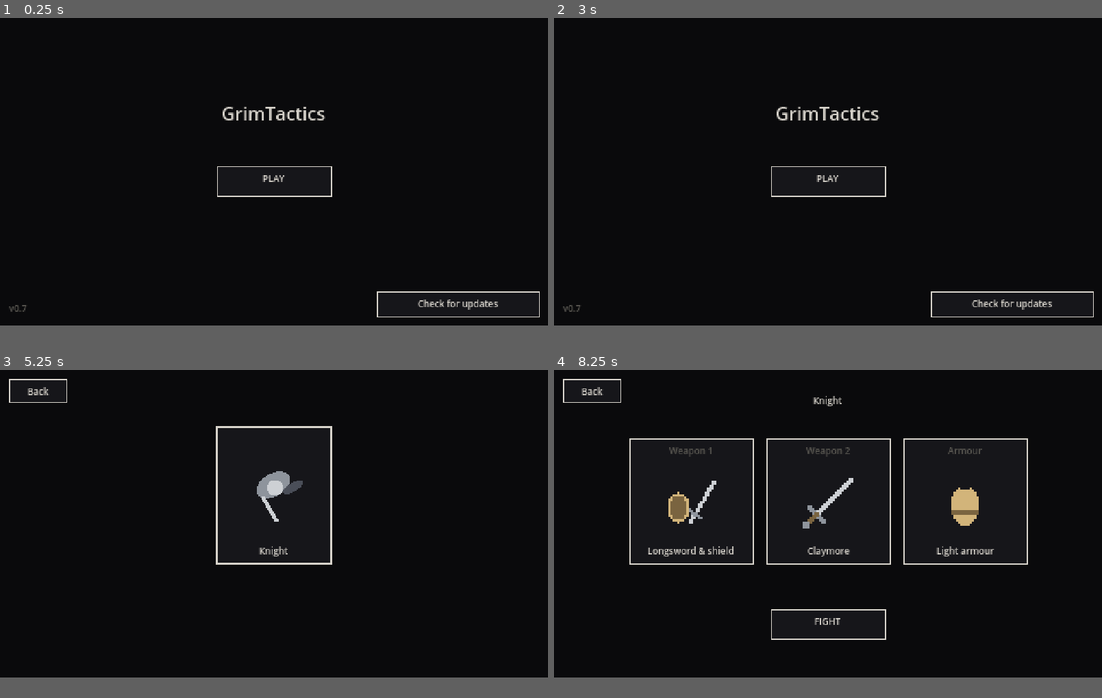
Above: before the commit, frames 1-4 (two rows, left to right).
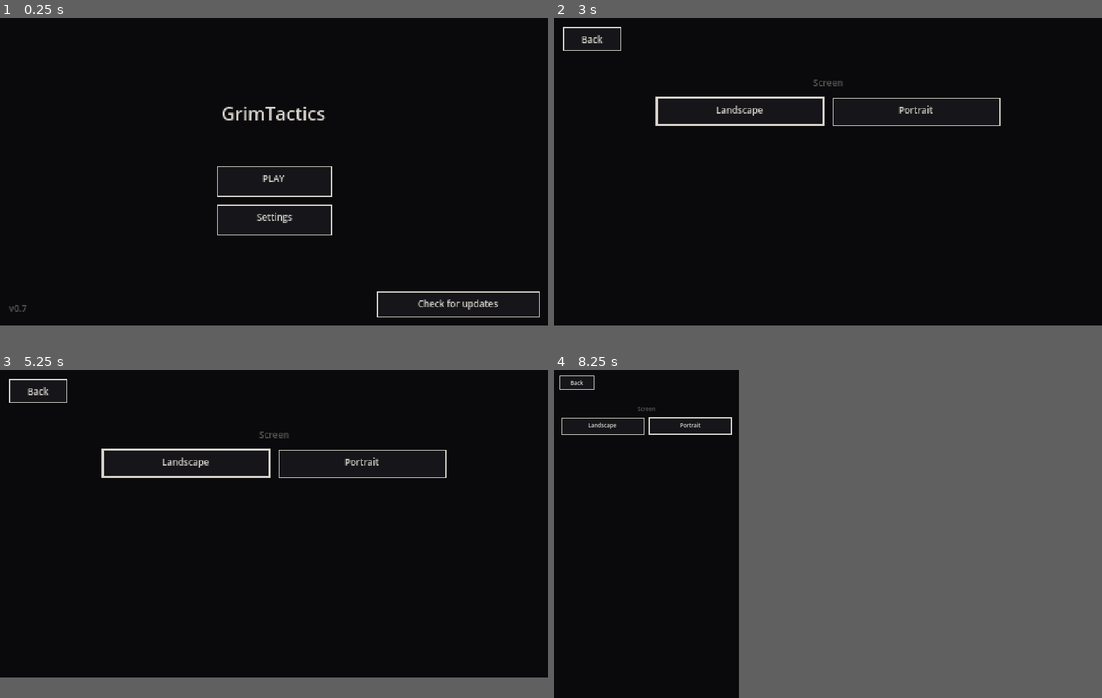
Above: after the commit, the same moments.

Repository: Martin-Hourigan/GrimTactics
Game: Godot game, scene res://scenes/main.tscn
The game is run twice, just before and just after one commit, with the same random seed, the same clock (stepped at 60 frames per second) and the same inputs.
Inputs (mouse positions are in pixels of both pictures, inside the frame that each line leads up to):
- Up to frame 1 (0.25 s): no input
- Up to frame 2 (3 s): tap Enter at 0.5, 2 s; move the mouse to (948, 155) at 0.52 s; click (948, 155) at 0.67 s; tap Space at 0.77, 1.25, 1.52, 2.75 s; move the mouse to (718, 188) at 1.27 s; click (718, 188) at 1.42 s; move the mouse to (882, 103) at 2.02 s; click (882, 103) at 2.17 s; move the mouse to (800, 234) at 2.77 s; click (800, 234) at 2.92 s
- Up to frame 3 (5.25 s): tap Space at 3.02, 3.77, 4.25, 4.52 s; tap Enter at 3.5 s; move the mouse to (438, 570) at 3.52 s; click (438, 570) at 3.67 s; move the mouse to (109, 478) at 4.27 s; click (109, 478) at 4.42 s; move the mouse to (301, 524) at 5.02 s; click (301, 524) at 5.17 s
- Up to frame 4 (8.25 s): move the mouse to (745, 445) at 5.77 s; click (745, 445) at 5.92 s; tap Space at 6.02, 6.77, 7.52 s; move the mouse to (948, 507) at 6.52 s; click (948, 507) at 6.67 s; move the mouse to (718, 540) at 7.27 s; click (718, 540) at 7.42 s; move the mouse to (882, 455) at 8.02 s; click (882, 455) at 8.17 s
In our replay, in frame 4 the window is 800x450 before the commit and 270x480 after it. These sizes can differ from the game's own. Grey fills any space a smaller window leaves; there, only what the larger window draws over its background counts as a difference.

The runs differ from the first frame. In frame 1, 0.3% of the frame differs, in the area x 39-61%, y 56-67%; in frame 2, 2.0%; in frame 3, 2.0%; in frame 4, 3.9%, in the area x 1-87%, y 1-83%.

Commit message:
Portrait layout and a settings page to switch it
Co-Authored-By: Claude Opus 5.5 <noreply@anthropic.com>
Claude-Session: https://claude.ai/code/session_01GroQXsVUX91wQycL9eGbjC

Diff:
--- a/scripts/main.gd
+++ b/scripts/main.gd
@@ -2,7 +2,6 @@
 ## The game on screen: title, boss, equipment, then the fight.
 ## Everything is a left click (or Space for the dodge check), so it can move to a phone later.
 
-const CENTRE := Vector2(156, 138)
 const HR := 18.0  ## hex radius
 const BOSS_STEP := 0.45  ## seconds between the steps of the boss's card
 const HEX := Color("1c1c22")
@@ -21,7 +20,10 @@
 const BOSSES := {"knight": "Knight"}  ## PLACEHOLDER name
 const SLOTS := ["Weapon 1", "Weapon 2", "Armour"]
 
-var screen := "title"  ## title, boss, equip, fight
+const SETTINGS := "user://settings.cfg"
+
+var screen := "title"  ## title, settings, boss, equip, fight
+var portrait := false  ## phone held upright: the room above the panel
 var boss := "knight"
 var picking := -1  ## the equipment slot whose grid is open, or -1
 var weapons := ["longsword", "claymore"]  ## the two weapon sets
@@ -76,10 +78,48 @@
 	if "--fight" in args or auto > 0:
 		start()
 	font = ThemeDB.fallback_font
+	var cfg := ConfigFile.new()
+	if cfg.load(SETTINGS) == OK:
+		portrait = cfg.get_value("screen", "portrait", false)
+	if "--portrait" in args:
+		portrait = true
+	_apply_screen()
 	# an update downloaded last time has been installed (or given up on)
 	if FileAccess.file_exists(Update.APK):
 		DirAccess.remove_absolute(ProjectSettings.globalize_path(Update.APK))
 	_check_update()
+
+
+## The view size and phone orientation for the current setting.
+func _apply_screen() -> void:
+	get_tree().root.content_scale_size = Vector2i(_view())
+	if OS.has_feature("mobile"):
+		DisplayServer.screen_set_orientation(DisplayServer.SCREEN_SENSOR_PORTRAIT if portrait else DisplayServer.SCREEN_SENSOR_LANDSCAPE)
+	elif DisplayServer.get_name() != "headless":
+		var size := Vector2i(_view()) * (2 if portrait else 3)
+		DisplayServer.window_set_size(size)
+		var usable := DisplayServer.screen_get_usable_rect()
+		DisplayServer.window_set_position(usable.position + (usable.size - size) / 2)
+
+
+func _save_settings() -> void:
+	var cfg := ConfigFile.new()
+	cfg.set_value("screen", "portrait", portrait)
+	cfg.save(SETTINGS)
+
+
+func _view() -> Vector2:
+	return Vector2(270, 480) if portrait else Vector2(480, 270)
+
+
+## Middle of the room on screen.
+func _centre() -> Vector2:
+	return Vector2(135, 112) if portrait else Vector2(156, 138)
+
+
+## Top left of the fight panel (its parts sit at the same places relative to it).
+func _po() -> Vector2:
+	return Vector2(49, 218) if portrait else Vector2(300, 0)
 
 
 func start() -> void:
@@ -90,8 +130,8 @@
 	screen = "fight"
 
 
-static func hex_pos(c: Vector2i) -> Vector2:
-	return (CENTRE + HR * Fight.flat(c) * Vector2(1, -1)).round()
+func hex_pos(c: Vector2i) -> Vector2:
+	return (_centre() + HR * Fight.flat(c) * Vector2(1, -1)).round()
 
 
 func _process(delta: float) -> void:
@@ -188,6 +228,9 @@
 		"title":
 			_title_tap(p)
 			return
+		"settings":
+			_settings_tap(p)
+			return
 		"boss":
 			_boss_tap(p)
 			return
@@ -273,7 +316,7 @@
 
 
 func _update_button() -> Rect2:
-	return Rect2(330, 240, 142, 22)
+	return Rect2(_view().x - 150, _view().y - 30, 142, 22)
 
 
 func _title_tap(p: Vector2) -> void:
@@ -294,6 +337,19 @@
 		return
 	if _play_button().has_point(p):
 		screen = "boss"
+	elif _settings_button().has_point(p):
+		screen = "settings"
+
+
+func _settings_tap(p: Vector2) -> void:
+	if _back_button().has_point(p):
+		screen = "title"
+		return
+	for i in 2:
+		if _choice(0, i).has_point(p) and portrait != (i == 1):
+			portrait = i == 1
+			_save_settings()
+			_apply_screen()
 
 
 func _boss_tap(p: Vector2) -> void:
@@ -384,11 +440,21 @@
 
 
 func _button(i: int) -> Rect2:
-	return Rect2(300, 128 + i * 26, 172, 22)
+	return Rect2(_po() + Vector2(0, 128 + i * 26), Vector2(172, 22))
 
 
 func _play_button() -> Rect2:
-	return Rect2(190, 130, 100, 26)
+	return Rect2(_view().x / 2 - 50, 130, 100, 26)
+
+
+func _settings_button() -> Rect2:
+	return Rect2(_view().x / 2 - 50, 164, 100, 26)
+
+
+## Option i of row row on the settings page.
+func _choice(row: int, i: int) -> Rect2:
+	var w := 120.0 if portrait else 146.0
+	return Rect2(_view().x / 2 - w - 4 + i * (w + 8), 70 + row * 36, w, 24)
 
 
 func _back_button() -> Rect2:
@@ -396,28 +462,46 @@
 
 
 func _boss_card(i: int) -> Rect2:
-	return Rect2(190 + i * 110, 50, 100, 120)
+	return Rect2(_view().x / 2 - 50 + i * 110, 50, 100, 120)
 
 
 func _slot(s: int) -> Rect2:
+	if portrait:
+		return Rect2(55, 50 + s * 112, 160, 104)
 	return Rect2(66 + s * 120, 60, 108, 110)
 
 
+func _grid_cols() -> int:
+	return 2 if portrait else 3
+
+
+## The grid's panel for n choices.
+func _grid_panel(n: int) -> Rect2:
+	var w := _grid_cols() * 92 + 12
+	return Rect2(_view().x / 2 - w / 2, 50, w, 34 + ceili(float(n) / _grid_cols()) * 92)
+
+
 func _grid_cell(i: int) -> Rect2:
-	return Rect2(106 + (i % 3) * 92, 76 + (i / 3) * 92, 84, 84)
+	var panel := _grid_panel(i + 1)
+	return Rect2(panel.position + Vector2(10 + (i % _grid_cols()) * 92, 26 + (i / _grid_cols()) * 92), Vector2(84, 84))
 
 
 func _fight_button() -> Rect2:
+	if portrait:
+		return Rect2(85, 400, 100, 26)
 	return Rect2(190, 210, 100, 26)
 
 
 # ---- drawing ----
 
 func _draw() -> void:
-	draw_rect(Rect2(0, 0, 480, 270), Art.BG)
+	draw_rect(Rect2(Vector2.ZERO, _view()), Art.BG)
 	match screen:
 		"title":
 			_draw_title()
+			return
+		"settings":
+			_draw_settings()
 			return
 		"boss":
 			_draw_boss_select()
@@ -435,8 +519,9 @@
 		c.a = a
 		_text(p.text, p.pos + Vector2(0, -8.0 * p.t), c, true)
 	if fight.phase in ["win", "lose"]:
-		draw_rect(Rect2(0, 120, 480, 30), Color(0, 0, 0, 0.8))
-		_text("BOSS DOWN" if fight.phase == "win" else "YOU FELL", Vector2(240, 139), TEXT, true)
+		var v := _view()
+		draw_rect(Rect2(0, v.y / 2 - 15, v.x, 30), Color(0, 0, 0, 0.8))
+		_text("BOSS DOWN" if fight.phase == "win" else "YOU FELL", Vector2(v.x / 2, v.y / 2 + 4), TEXT, true)
 
 
 func _text(s: String, pos: Vector2, c: Color, centred := false, size := 8) -> void:
@@ -454,11 +539,19 @@
 
 
 func _draw_title() -> void:
-	_text("GrimTactics", Vector2(240, 90), TEXT, true, 16)
+	_text("GrimTactics", Vector2(_view().x / 2, 90), TEXT, true, 16)
 	_box(_play_button(), "PLAY", true)
-	_text("v" + Update.current(), Vector2(8, 258), DIM)
+	_box(_settings_button(), "Settings", true)
+	_text("v" + Update.current(), Vector2(8, _view().y - 12), DIM)
 	var lit := update_state in ["new", "downloading", "ready", "download_failed"]
 	_box(_update_button(), _update_label(), update_state != "checking", lit)
+
+
+func _draw_settings() -> void:
+	_box(_back_button(), "Back", true)
+	_text("Screen", Vector2(_view().x / 2, 60), DIM, true)
+	_box(_choice(0, 0), "Landscape", true, not portrait)
+	_box(_choice(0, 1), "Portrait", true, portrait)
 
 
 func _draw_boss_select() -> void:
@@ -474,7 +567,7 @@
 
 func _draw_equip() -> void:
 	_box(_back_button(), "Back", true)
-	_text(BOSSES[boss], Vector2(240, 30), TEXT, true)
+	_text(BOSSES[boss], Vector2(_view().x / 2, 30), TEXT, true)
 	for s in SLOTS.size():
 		var r := _slot(s)
 		_box(r, "", true)
@@ -488,10 +581,9 @@
 
 ## The grid of icons for the slot being picked, over the equipment screen.
 func _draw_grid() -> void:
-	draw_rect(Rect2(0, 0, 480, 270), Color(0, 0, 0, 0.7))
+	draw_rect(Rect2(Vector2.ZERO, _view()), Color(0, 0, 0, 0.7))
 	var keys := _choices(picking)
-	var rows := ceili(keys.size() / 3.0)
-	var panel := Rect2(96, 50, 296, 34 + rows * 92)
+	var panel := _grid_panel(keys.size())
 	draw_rect(panel, PANEL)
 	draw_rect(panel, DIM, false, 1.0)
 	_text(SLOTS[picking], Vector2(panel.get_center().x, panel.position.y + 16), DIM, true)
@@ -571,18 +663,19 @@
 
 
 func _draw_panel() -> void:
-	_text("Boss", Vector2(300, 16), TEXT)
-	_bar(Vector2(330, 10), 142, fight.boss_hp, Fight.BOSS_HP, Art.STEEL)
+	var o := _po()
+	_text("Boss", o + Vector2(0, 16), TEXT)
+	_bar(o + Vector2(30, 10), 142, fight.boss_hp, Fight.BOSS_HP, Art.STEEL)
 	var cname: String = fight.card.get("name", "-")
-	_text(cname, Vector2(300, 32), TEXT if fight.phase in ["boss", "defend"] else DIM)
-	_text("deck %d" % fight.deck.size(), Vector2(440, 32), DIM)
-	_text("You", Vector2(300, 60), TEXT)
-	_bar(Vector2(330, 54), 142, fight.hp, Fight.HERO_HP, Art.HERO)
-	_text(str(fight.hp), Vector2(300, 74), Art.HERO)
+	_text(cname, o + Vector2(0, 32), TEXT if fight.phase in ["boss", "defend"] else DIM)
+	_text("deck %d" % fight.deck.size(), o + Vector2(140, 32), DIM)
+	_text("You", o + Vector2(0, 60), TEXT)
+	_bar(o + Vector2(30, 54), 142, fight.hp, Fight.HERO_HP, Art.HERO)
+	_text(str(fight.hp), o + Vector2(0, 74), Art.HERO)
 	for k in Fight.STAMINA:
-		draw_rect(Rect2(330 + k * 10, 66, 7, 7), GOOD if k < fight.stamina else OFF)
+		draw_rect(Rect2(o + Vector2(30 + k * 10, 66), Vector2(7, 7)), GOOD if k < fight.stamina else OFF)
 	for k in Fight.FLASKS:
-		draw_rect(Rect2(330 + k * 10, 80, 7, 7), HURT if k < fight.flasks else OFF)
+		draw_rect(Rect2(o + Vector2(30 + k * 10, 80), Vector2(7, 7)), HURT if k < fight.flasks else OFF)
 	if fight.phase == "hero":
 		var acts: Array = Fight.WEAPONS[fight.weapon].acts
 		for i in acts.size():
@@ -605,7 +698,7 @@
 			draw_rect(Rect2(sr.position + Vector2(160 + k * 5, 9), Vector2(3, 3)), sc)
 	elif fight.phase == "defend" and check.is_empty():
 		var inc := fight.incoming
-		_text("%s  %d" % [inc.name, inc.dmg], Vector2(300, 118), HURT)
+		_text("%s  %d" % [inc.name, inc.dmg], o + Vector2(0, 118), HURT)
 		var r := _button(1)
 		_box(r, "", true)
 		_text("Block", r.position + Vector2(6, 14), TEXT)
@@ -618,10 +711,10 @@
 
 
 func _draw_check() -> void:
-	var r := Rect2(298, 232, 176, 30)
+	var r := Rect2(_po() + Vector2(-2, 232), Vector2(176, 30))
 	draw_rect(r, PANEL)
 	draw_rect(r, TEXT, false, 1.0)
-	var bar := Rect2(306, 242, 160, 10)
+	var bar := Rect2(_po() + Vector2(6, 242), Vector2(160, 10))
 	draw_rect(bar, OFF)
 	var s: Vector2 = check.sweet
 	draw_rect(Rect2(bar.position.x + roundf(bar.size.x * s.x), bar.position.y, maxf(1.0, roundf(bar.size.x * (s.y - s.x))), bar.size.y), GOOD.darkened(0.4))
Not shown, changed: PLAN.md
